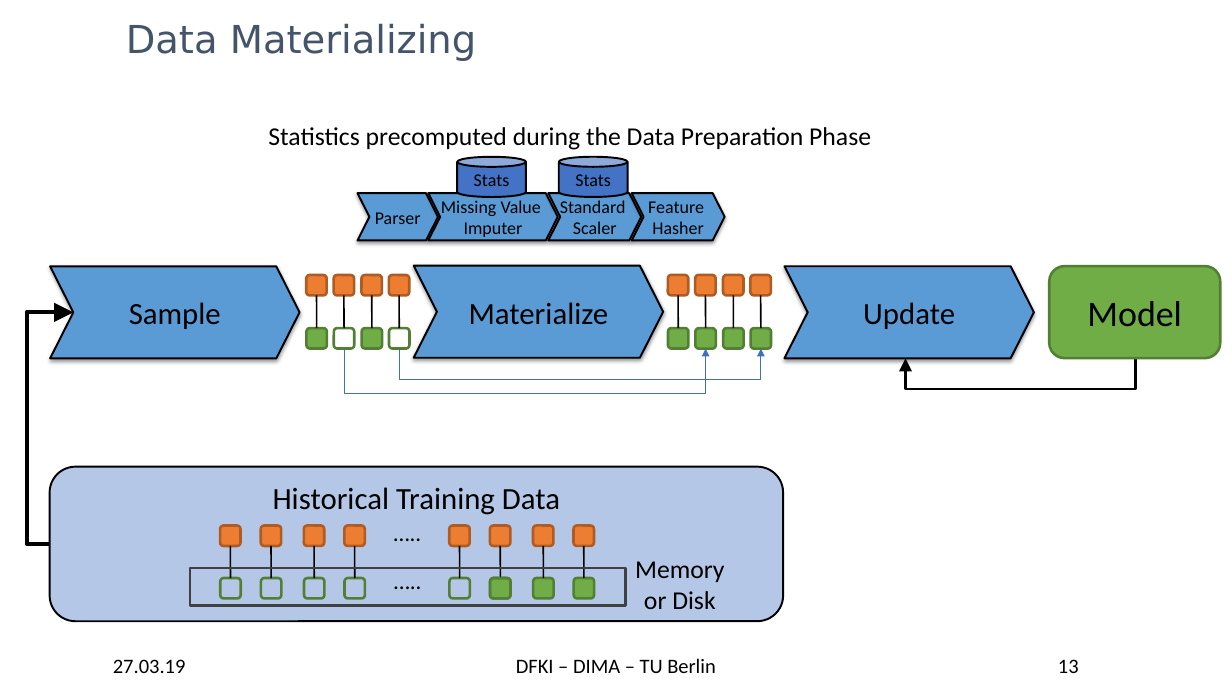
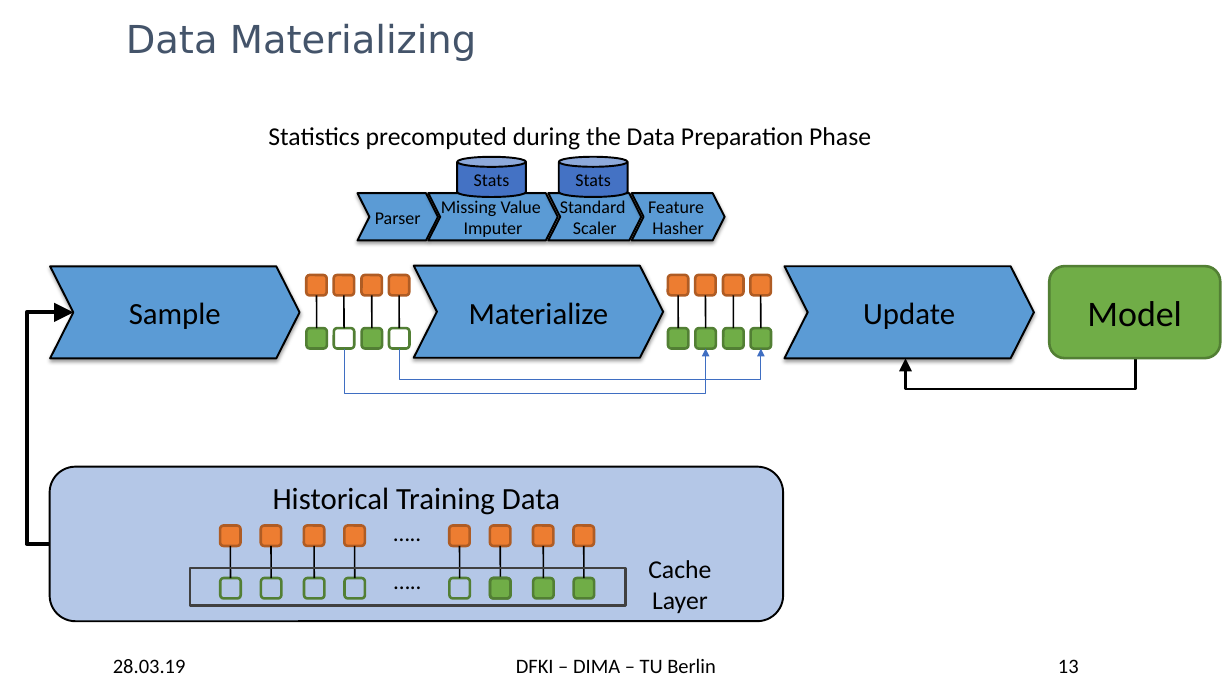
Before and after one commit to TU-Berlin-DIMA/continuous-pipeline-deployment, a slide deck: slide 13 of slides/edbt-2019/edbt-2019.pptx. Drawn at 1232x693 pixels with LibreOffice and Linux fonts; fonts in the diff are those of the drawing; background and template pictures are left out. Boxes give left, top, right and bottom in pixels: in the first picture for what was removed or moved away, otherwise in the second. Text is boxed around its words. In the diff, an @@ line names an element or a change of style, - is before the commit and + after.

```diff
--- a/slides/edbt-2019/edbt-2019.pptx
+++ b/slides/edbt-2019/edbt-2019.pptx
@@ text at (x1=648, y1=560, x2=711, y2=613): text changed @@
-Memory
-or Disk
+Cache
+Layer
@@ text at (x1=113, y1=659, x2=186, y2=673): text changed @@
-27.03.19
+28.03.19
```
Also in this commit, not shown: 32 other slides changed.
